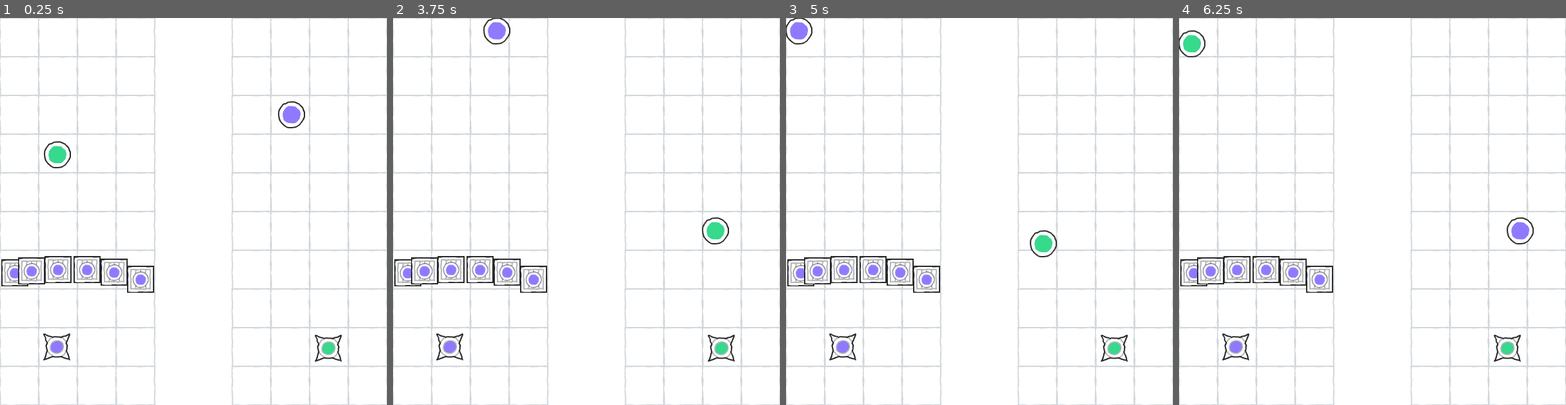
Above: before the commit, frames 1-4 (left to right).
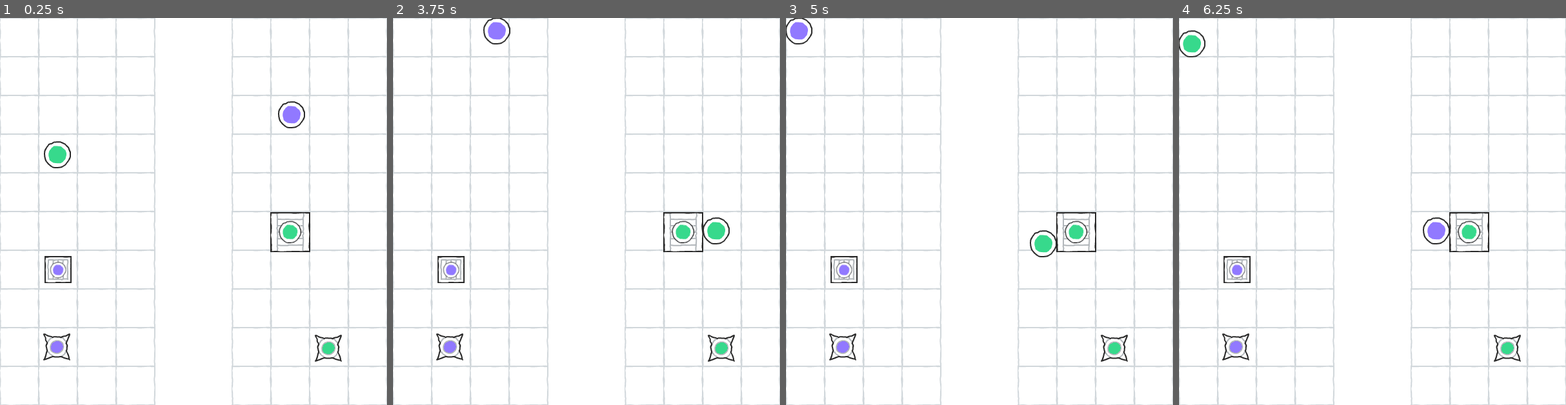
Above: after the commit, the same moments.

Repository: nath-ellis/circle-reversal
Game: Godot game, scene res://scenes/level_one.tscn
Two runs of this game, one before a commit and one after it. Both use one fixed random seed, a clock stepped at 60 frames per second and the inputs below.
Inputs:
- Up to frame 1 (0.25 s): no input
- Up to frame 2 (3.75 s): tap Enter at 0.5, 2 s; hold Right (right) 0.53-1.28 s; hold A (a) 0.53-1.28 s; tap D (d) at 0.8, 1.35 s; tap Space at 1.25 s; hold R (reverse) 1.28-2.03 s; tap S (s) at 1.55 s; hold Right (right) 2.03-2.78 s; hold S (s) 2.03-2.78 s; tap W (w) at 2.3, 2.85 s; hold Up (up) 2.78-3.53 s; tap A (a) at 3.05 s; hold Left (left) from 3.53 s (still down); hold A (a) from 3.53 s (still down)
- Up to frame 3 (5 s): keep holding Left (left); tap D (d) at 3.8, 4.35 s; release A (a) at 4.28 s; tap S (s) at 4.55 s
- Up to frame 4 (6.25 s): tap Space at 5 s; release Left (left) at 5.03 s; hold R (reverse) 5.03-5.78 s; hold E (player_2_action) 5.03-5.78 s; tap W (w) at 5.3 s; tap Enter at 5.75 s; hold Right (right) from 5.78 s (still down); tap S (s) at 5.85 s; tap A (a) at 6.05 s

The runs differ from the first frame. In frame 1, 1.9% of the frame differs, in the area x 0-81%, y 50-71%; in frame 2, 2.0%; in frame 3, 1.9%; in frame 4, 2.4%, in the area x 0-92%, y 50-71%.

Commit message:
Added a pathway that only player one can step on

Diff:
--- a/scenes/level_one.tscn
+++ b/scenes/level_one.tscn
@@ -6,6 +6,7 @@
 [ext_resource type="PackedScene" uid="uid://dpoyfb0mutyc" path="res://scenes/player_two.tscn" id="3_ik0aw"]
 [ext_resource type="PackedScene" uid="uid://bihfuqjcvf5e4" path="res://scenes/goal.tscn" id="4_qfry1"]
 [ext_resource type="PackedScene" uid="uid://wyo024xmo4ob" path="res://scenes/breakable_box.tscn" id="6_u7dju"]
+[ext_resource type="PackedScene" uid="uid://ddc48a2uqc38l" path="res://scenes/pathway.tscn" id="7_vo6uf"]
 
 [sub_resource type="TileSetAtlasSource" id="TileSetAtlasSource_ykib7"]
 texture = ExtResource("1_8ijiv")
@@ -212,6 +213,11 @@
 [node name="PlayerTwoGoal" parent="." instance=ExtResource("4_qfry1")]
 position = Vector2(88, 510)
 
+[node name="Pathways" type="Node2D" parent="."]
+position = Vector2(450, 332)
+
+[node name="Pathway" parent="Pathways" instance=ExtResource("7_vo6uf")]
+
 [node name="PlayerOne" parent="." instance=ExtResource("2_h4qa4")]
 position = Vector2(89, 212)
 
@@ -242,18 +248,3 @@
 
 [node name="BreakableBox" parent="." instance=ExtResource("6_u7dju")]
 position = Vector2(90, 390)
-
-[node name="BreakableBox2" parent="." instance=ExtResource("6_u7dju")]
-position = Vector2(218, 405)
-
-[node name="BreakableBox6" parent="." instance=ExtResource("6_u7dju")]
-position = Vector2(23, 395)
-
-[node name="BreakableBox3" parent="." instance=ExtResource("6_u7dju")]
-position = Vector2(49, 392)
-
-[node name="BreakableBox4" parent="." instance=ExtResource("6_u7dju")]
-position = Vector2(177, 394)
-
-[node name="BreakableBox5" parent="." instance=ExtResource("6_u7dju")]
-position = Vector2(135, 390)
--- /dev/null
+++ b/scenes/pathway.tscn
@@ -0,0 +1,14 @@
+[gd_scene load_steps=3 format=3 uid="uid://ddc48a2uqc38l"]
+
+[ext_resource type="Texture2D" uid="uid://dnp6jb2vb1epp" path="res://assets/player_1_pathway.png" id="1_jcrcx"]
+
+[sub_resource type="RectangleShape2D" id="RectangleShape2D_v27jy"]
+size = Vector2(62, 62)
+
+[node name="Pathway" type="StaticBody2D"]
+
+[node name="Sprite2D" type="Sprite2D" parent="."]
+texture = ExtResource("1_jcrcx")
+
+[node name="CollisionShape2D" type="CollisionShape2D" parent="."]
+shape = SubResource("RectangleShape2D_v27jy")
--- a/scripts/level.gd
+++ b/scripts/level.gd
@@ -7,6 +7,7 @@
 @onready var player_two_hitbox = $PlayerTwo/CollisionShape2D
 @onready var player_one_goal_hitbox = $PlayerOneGoal/CollisionShape2D
 @onready var player_two_goal_hitbox = $PlayerTwoGoal/CollisionShape2D
+@onready var pathways = $Pathways
 var block = false  # Prevent player movement while swapping positions
 
 
@@ -24,6 +25,18 @@
 		player_two_goal_hitbox.disabled = true
 
 
+func enable_pathway_collision():
+	if pathways.get_child_count() > 0:
+		for p in pathways.get_children():
+			p.get_child(1).disabled = false
+
+
+func disable_pathway_collision():
+	if pathways.get_child_count() > 0:
+		for p in pathways.get_children():
+			p.get_child(1).disabled = true
+
+
 func _process(_delta):
 	if player_one_goal_hitbox.disabled and player_two_goal_hitbox.disabled:
 		print("Winner")
@@ -35,6 +48,7 @@
 
 		enable_goal_collision()
 		enable_goal_collision(2)
+		enable_pathway_collision()
 
 		var player_one_pos = player_one.global_position
 		var player_two_pos = player_two.global_position
--- a/scripts/player_one.gd
+++ b/scripts/player_one.gd
@@ -2,6 +2,8 @@
 
 
 const SPEED = 300.0
+
+var collider
 
 
 func _physics_process(delta):
@@ -23,9 +25,15 @@
 		var col = move_and_collide(vel * delta)
 
 		if col != null:
-			var collider = col.get_collider()
+			collider = col.get_collider()
 
 			if collider.name == "PlayerOneGoal":
 				get_parent().call("disable_goal_collision")
 			else:
 				get_parent().call("enable_goal_collision")
+
+			# Disable/enable collision on pathways
+			if "Pathway" in collider.name:
+				get_parent().call("disable_pathway_collision")
+			else:
+				get_parent().call("enable_pathway_collision")
Binary file added: assets/player_1_pathway.png
Not shown, added: assets/player_1_pathway.png.import
Not shown: 1 places in scenes/level_one.tscn that only renumber resources
